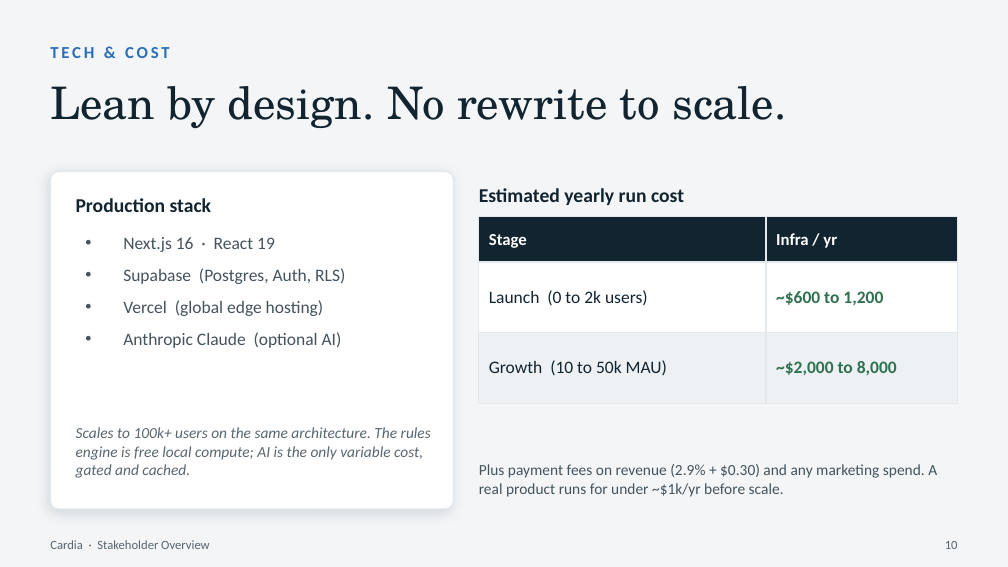
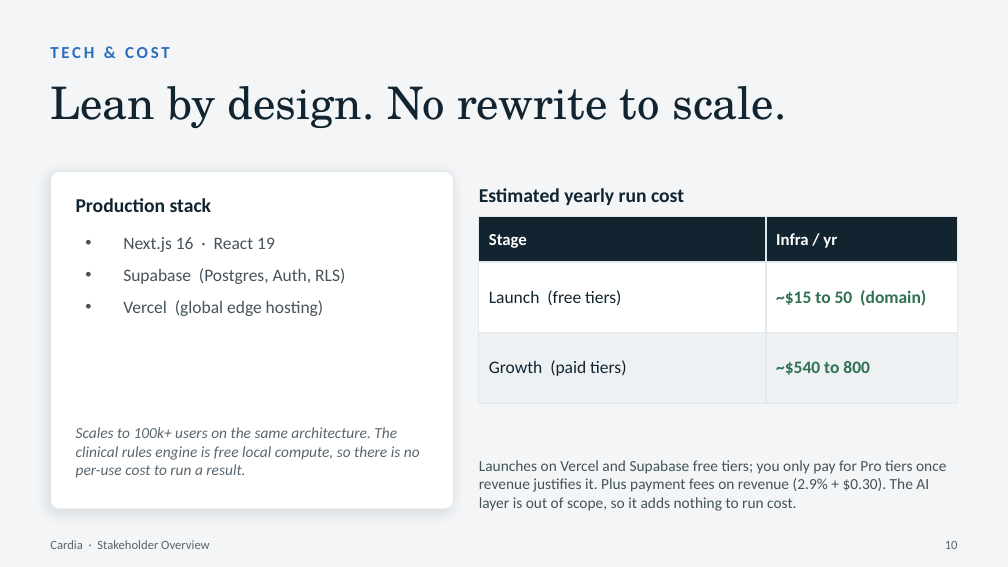
Before and after one commit to tarushbachal/cardia_ai, a slide deck: slide 10 of docs/Cardia_Pitch_Deck.pptx. Drawn at 1008x567 pixels with LibreOffice and Linux fonts; fonts in the diff are those of the drawing. Boxes give left, top, right and bottom in pixels: in the first picture for what was removed or moved away, otherwise in the second. Text is boxed around its words. In the diff, an @@ line names an element or a change of style, - is before the commit and + after.

```diff
--- a/docs/Cardia_Pitch_Deck.pptx
+++ b/docs/Cardia_Pitch_Deck.pptx
@@ table at (479, 217, 958, 380) @@
-row 2, column 1: Launch (0 to 2k users)
+row 2, column 1: Launch (free tiers)
-row 2, column 2: ~$600 to 1,200
+row 2, column 2: ~$15 to 50 (domain)
-row 3, column 1: Growth (10 to 50k MAU)
+row 3, column 1: Growth (paid tiers)
-row 3, column 2: ~$2,000 to 8,000
+row 3, column 2: ~$540 to 800
@@ text at (123, 332, 342, 348): paragraph removed @@
-• Anthropic Claude (optional AI)
@@ text at (76, 427, 420, 478): text changed @@
-Scales to 100k+ users on the same architecture. The rules engine is free local compute; AI is the only variable cost, gated and cached.
+Scales to 100k+ users on the same architecture. The clinical rules engine is free local compute, so there is no per-use cost to run a result.
@@ text at (479, 460, 946, 511): text changed @@
-Plus payment fees on revenue (2.9% + $0.30) and any marketing spend. A real product runs for under ~$1k/yr before scale.
+Launches on Vercel and Supabase free tiers; you only pay for Pro tiers once revenue justifies it. Plus payment fees on revenue (2.9% + $0.30). The AI layer is out of scope, so it adds nothing to run cost.
```
Also in this commit, not shown: 1 other slide changed, 1 other file.
